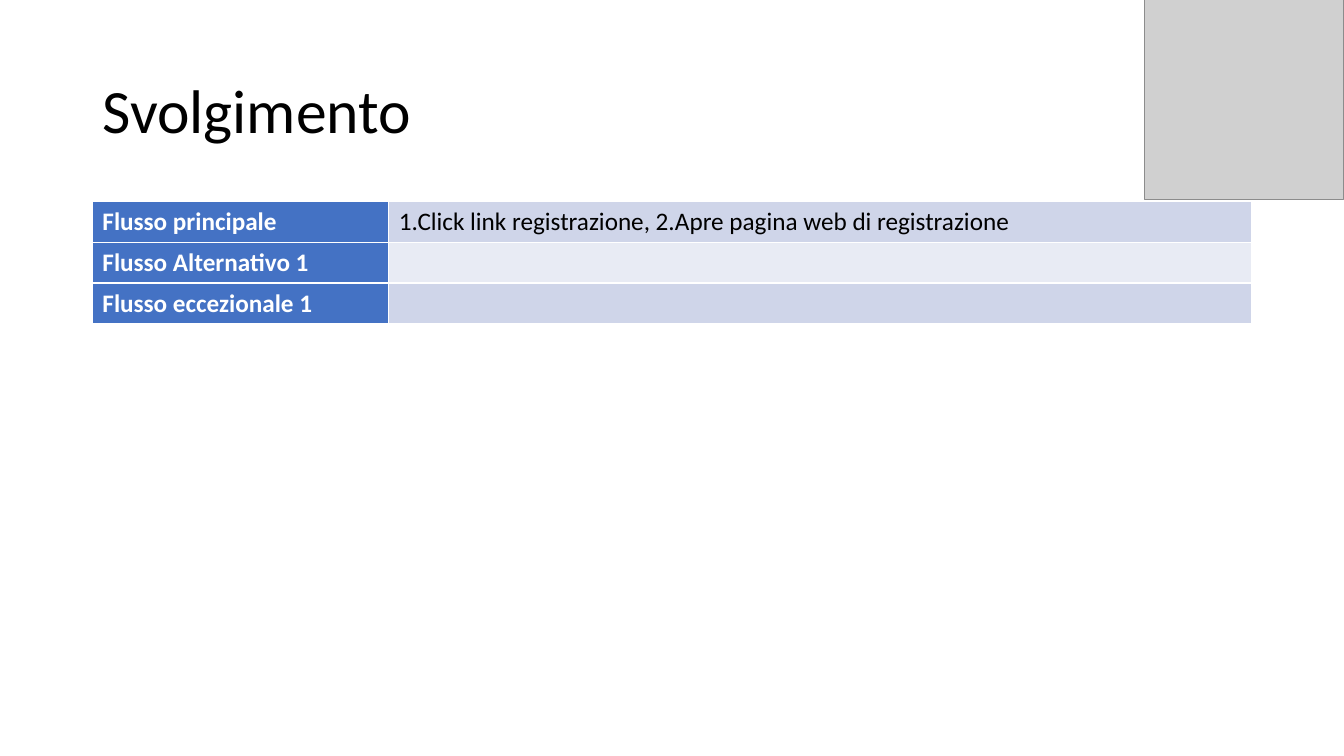
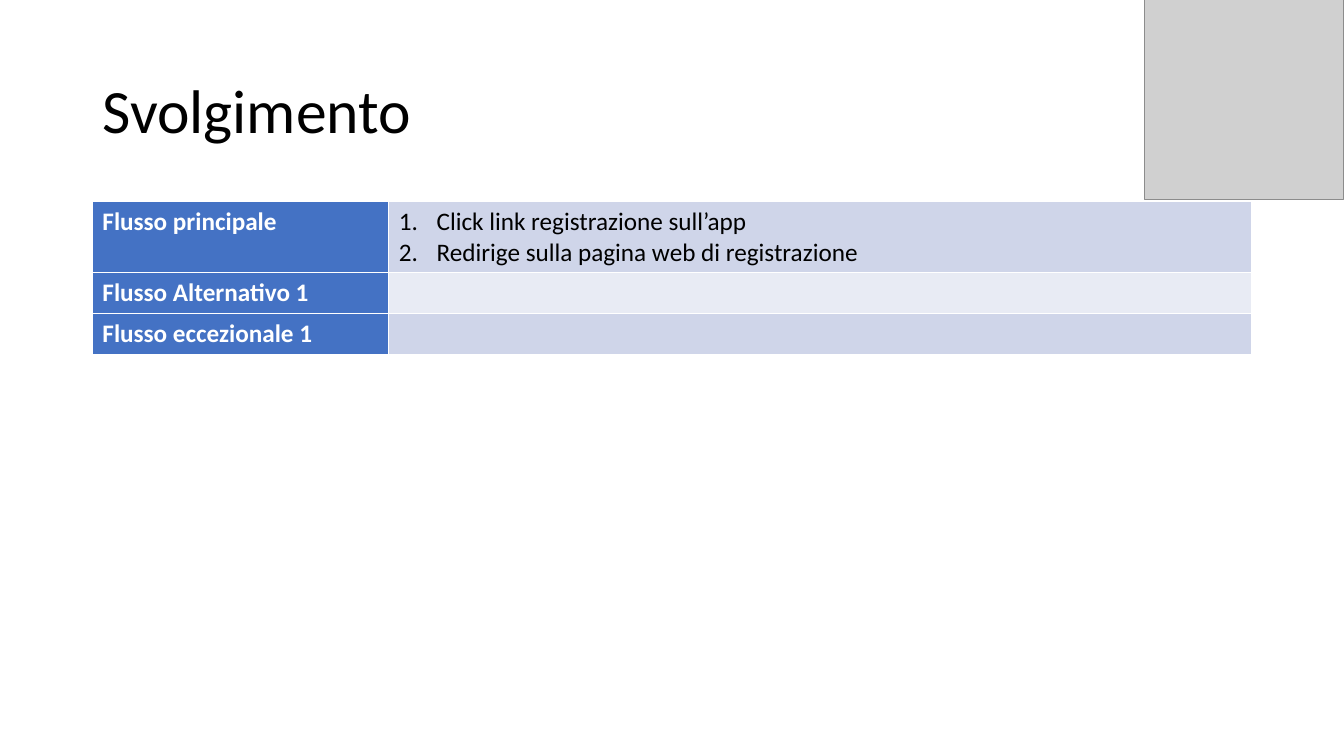
Before and after one commit to itsar19-20/pet, a slide deck: slide 4 of docs/useCaseTemplate/UseCase 1_SiRegistra(app).pptx. Drawn at 1344x756 pixels with LibreOffice and Linux fonts; fonts in the diff are those of the drawing; grey boxes stand for pictures. Boxes give left, top, right and bottom in pixels: in the first picture for what was removed or moved away, otherwise in the second. Text is boxed around its words. In the diff, an @@ line names an element or a change of style, - is before the commit and + after.

```diff
--- a/docs/useCaseTemplate/UseCase 1_SiRegistra(app).pptx
+++ b/docs/useCaseTemplate/UseCase 1_SiRegistra(app).pptx
@@ table at bbox=[93, 202, 1252, 354] @@
-row 1, column 2: 1.Click link registrazione, 2.Apre pagina web di registrazione
+row 1, column 2: Click link registrazione sull’app / Redirige sulla pagina web di registrazione
```
Also in this commit, not shown: 5 other files.
